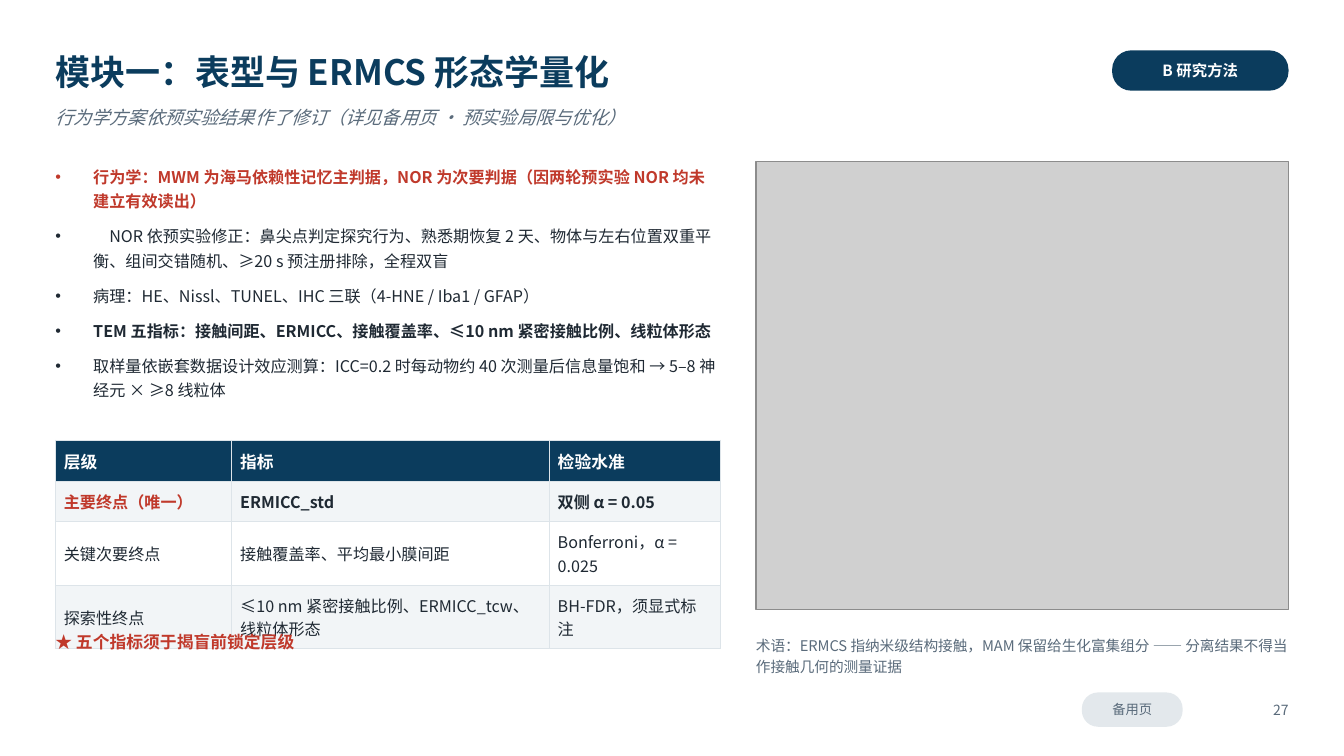
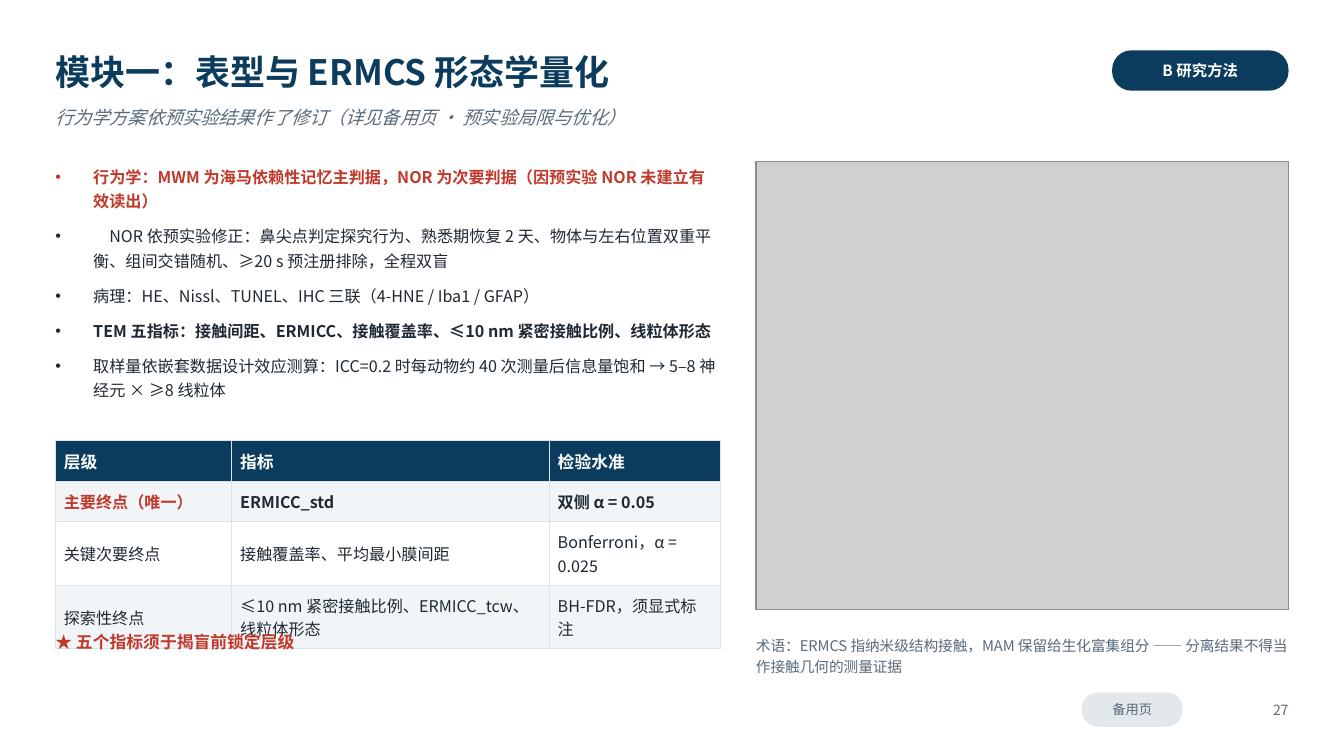
Before and after one commit to xoaiquynhanh17228kk-sketch/test, a slide deck: slide 27 of 开题报告_6分钟版.pptx. Drawn at 1344x756 pixels with LibreOffice and Linux fonts; fonts in the diff are those of the drawing; grey boxes stand for pictures. Boxes give left, top, right and bottom in pixels: in the first picture for what was removed or moved away, otherwise in the second. Text is boxed around its words. In the diff, an @@ line names an element or a change of style, - is before the commit and + after.

```diff
--- a/开题报告_6分钟版.pptx
+++ b/开题报告_6分钟版.pptx
@@ text at bbox=[93, 169, 704, 209]: text changed @@
-• 行为学：MWM 为海马依赖性记忆主判据，NOR 为次要判据（因两轮预实验 NOR 均未建立有效读出）
+• 行为学：MWM 为海马依赖性记忆主判据，NOR 为次要判据（因预实验 NOR 未建立有效读出）
```
Also in this commit, not shown: 8 other slides changed, 5 other files.
